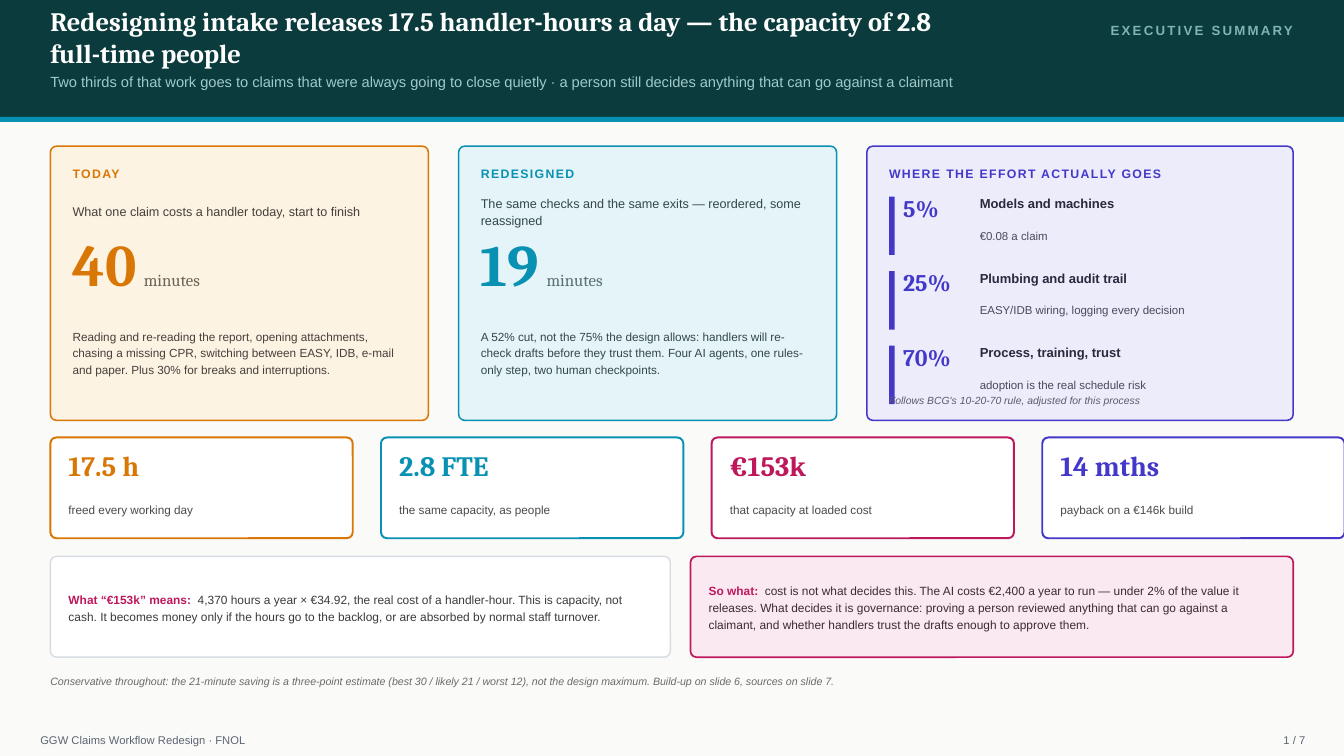
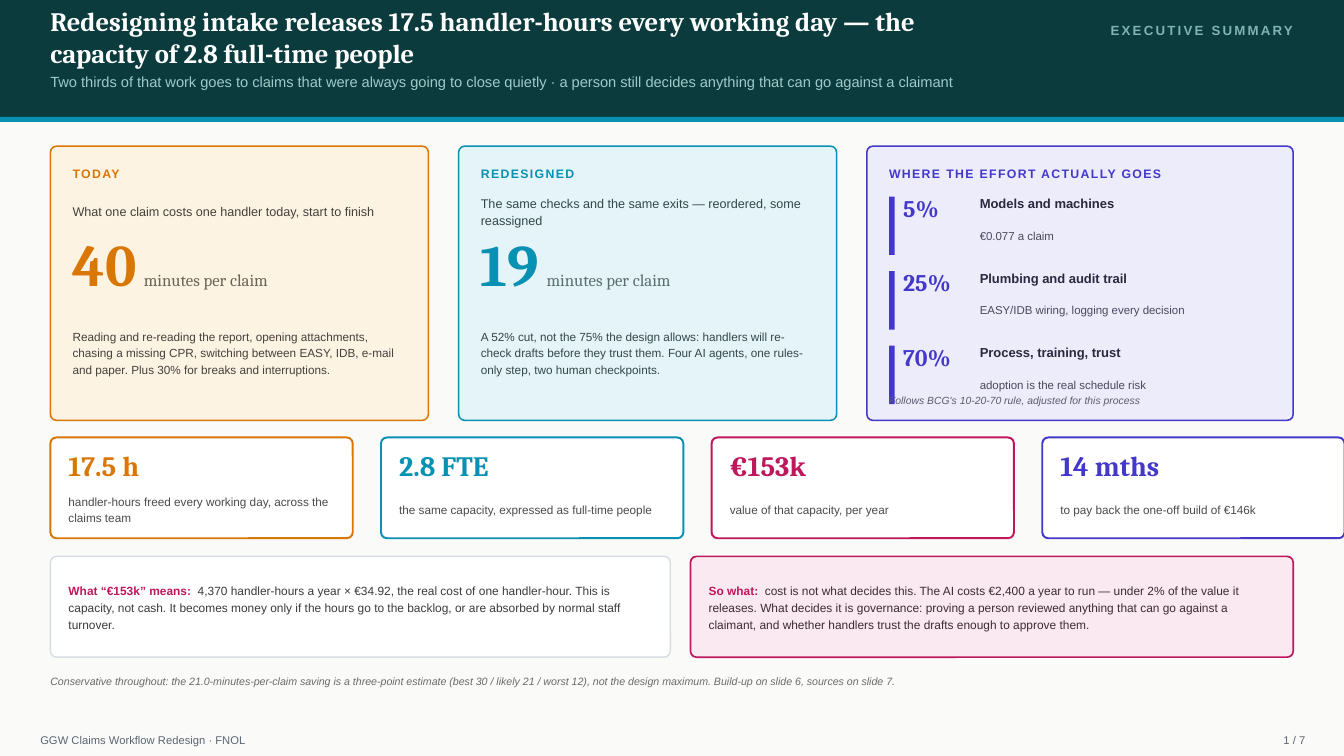
Before and after one commit to utkarshkingh/ggw_casestudy, a slide deck: slide 1 of case-study/deck/GGW_FNOL_Redesign.pptx. Drawn at 1344x756 pixels with LibreOffice and Linux fonts; fonts in the diff are those of the drawing. Boxes give left, top, right and bottom in pixels: in the first picture for what was removed or moved away, otherwise in the second. Text is boxed around its words. In the diff, an @@ line names an element or a change of style, - is before the commit and + after.

```diff
--- a/case-study/deck/GGW_FNOL_Redesign.pptx
+++ b/case-study/deck/GGW_FNOL_Redesign.pptx
@@ text at [50, 12, 914, 69]: text changed @@
-Redesigning intake releases 17.5 handler-hours a day — the capacity of 2.8 full-time people
+Redesigning intake releases 17.5 handler-hours every working day — the capacity of 2.8 full-time people
@@ text at [73, 207, 374, 219]: text changed @@
-What one claim costs a handler today, start to finish
+What one claim costs one handler today, start to finish
@@ text at [980, 232, 1054, 240]: text changed @@
-€0.08 a claim
+€0.077 a claim
@@ text at [73, 246, 268, 290]: text changed @@
-40 minutes
+40 minutes per claim
@@ text at [481, 246, 671, 290]: text changed @@
-19 minutes
+19 minutes per claim
@@ text at [68, 497, 328, 522]: text changed @@
-freed every working day
+handler-hours freed every working day, across the claims team
@@ text at [399, 505, 652, 517]: text changed @@
-the same capacity, as people
+the same capacity, expressed as full-time people
@@ text at [730, 505, 889, 517]: text changed @@
-that capacity at loaded cost
+value of that capacity, per year
@@ text at [1060, 505, 1256, 517]: text changed @@
-payback on a €146k build
+to pay back the one-off build of €146k
@@ text at [68, 586, 620, 629]: text changed @@
-What “€153k” means: 4,370 hours a year × €34.92, the real cost of a handler-hour. This is capacity, not cash. It becomes money only if the hours go to the backlog, or are absorbed by normal staff turnover.
+What “€153k” means: 4,370 handler-hours a year × €34.92, the real cost of one handler-hour. This is capacity, not cash. It becomes money only if the hours go to the backlog, or are absorbed by normal staff turnover.
@@ text at [50, 677, 895, 687]: text changed @@
-Conservative throughout: the 21-minute saving is a three-point estimate (best 30 / likely 21 / worst 12), not the design maximum. Build-up on slide 6, sources on slide 7.
+Conservative throughout: the 21.0-minutes-per-claim saving is a three-point estimate (best 30 / likely 21 / worst 12), not the design maximum. Build-up on slide 6, sources on slide 7.
```
Also in this commit, not shown: 1 other slide changed, 3 other files.
